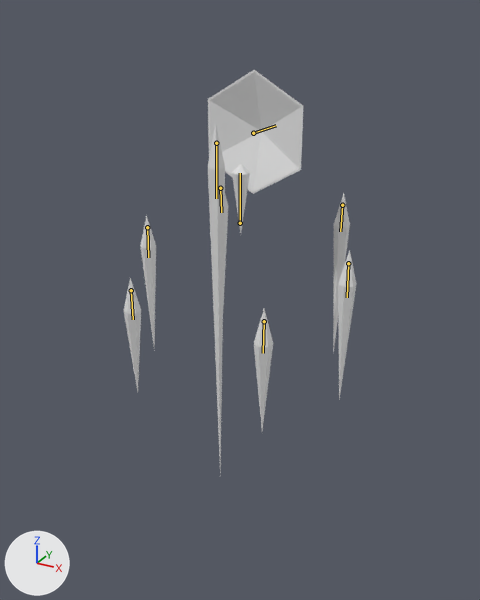
The glTF model glb_imports/Clarity.glb: old version first, new version second.
Before and after are seen from a camera (50 mm lens) standing at (35.3, -64.3, 27.1) and looking at (0.0, -0.1, -5.1). Lighting does not change. The marker at lower left points along +X, +Y and +Z. The older version comes first. Both versions are drawn at frame 60 of the action 'RegenShards'; the numbers are the values there. The bones that bend it are drawn over the model as lines.

In view in the first picture: 'Arm', 'BackLeft', 'BackRight', 'Center', 'FrontLeft', 'FrontRight', 'Hat', 'MiddleLeft', 'MiddleRight'.
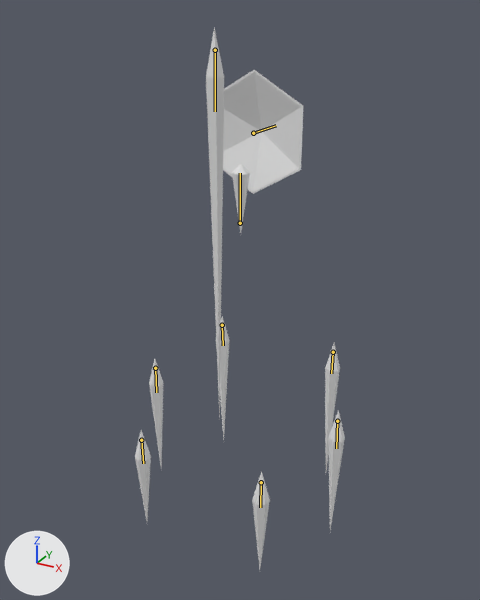
Changed parts and their boxes [x1, y1, x2, y2] in the pictures (480 x 600 px):
'Arm', posed (12% taller): before [208, 123, 225, 473]; after [206, 28, 224, 420]
'MiddleLeft', posed (19% shorter): before [338, 250, 356, 399]; after [328, 410, 345, 530]
'BackLeft', posed (11% narrower, 20% shorter): before [333, 193, 350, 354]; after [325, 342, 340, 470]
'FrontLeft', posed (20% shorter): before [254, 309, 273, 431]; after [252, 471, 270, 569]
'MiddleRight', posed (12% narrower, 17% shorter): before [140, 215, 156, 344]; after [149, 359, 163, 466]
'FrontRight', posed (20% shorter): before [124, 278, 141, 392]; after [135, 430, 151, 521]
'BackRight', posed: before [223, 195, 228, 306]; after [216, 316, 229, 440]
bone 'Arm', root to tip: before (216, 143) to (216, 198); after (215, 50) to (215, 111)
bone 'Middle.L', root to tip: before (348, 263) to (347, 297); after (337, 421) to (336, 448)
bone 'Front.L', root to tip: before (264, 321) to (263, 353); after (261, 482) to (260, 507)
bone 'Back.L', root to tip: before (342, 205) to (340, 231); after (333, 352) to (331, 373)
bone 'Middle.R', root to tip: before (147, 227) to (148, 257); after (155, 368) to (156, 392)
bone 'Front.R', root to tip: before (131, 290) to (133, 319); after (141, 440) to (143, 463)
bone 'Back.R', root to tip: before (220, 188) to (221, 212); after (222, 325) to (223, 345)

Diff of the bpy script that builds the scene:
```diff
--- a/glb_imports/Clarity.glb.py
+++ b/glb_imports/Clarity.glb.py
@@ bone_arm @@
 bone_arm = bpy.data.objects['Armature'].pose.bones['Arm']  # child of 'Center'
-bone_arm.location = (2.49, -6.17, 5.17)
+bone_arm.location = (9.93, -11.11, 5.17)
@@ bone_middle_l @@
 bone_middle_l = bpy.data.objects['Armature'].pose.bones['Middle.L']
-bone_middle_l.location = (-9.42, 3.12, -0.05)
+bone_middle_l.location = (-3.66, 22.28, 0.07)
@@ bone_front_l @@
 bone_front_l = bpy.data.objects['Armature'].pose.bones['Front.L']
-bone_front_l.location = (-5.6, 7.36, 6.13)
+bone_front_l.location = (-0.35, 26.08, 1.42)
@@ bone_back_l @@
 bone_back_l = bpy.data.objects['Armature'].pose.bones['Back.L']
-bone_back_l.location = (-7.85, 1.02, -7.75)
+bone_back_l.location = (-2.77, 19.59, -2.32)
@@ bone_middle_r @@
 bone_middle_r = bpy.data.objects['Armature'].pose.bones['Middle.R']
-bone_middle_r.location = (9.42, 3.12, -0.05)
+bone_middle_r.location = (3.66, 22.28, 0.07)
@@ bone_front_r @@
 bone_front_r = bpy.data.objects['Armature'].pose.bones['Front.R']
-bone_front_r.location = (5.6, 7.36, 6.13)
+bone_front_r.location = (0.35, 26.08, 1.42)
@@ bone_back_r @@
 bone_back_r = bpy.data.objects['Armature'].pose.bones['Back.R']
-bone_back_r.location = (7.85, 1.02, -7.75)
+bone_back_r.location = (2.77, 19.59, -2.32)
```
